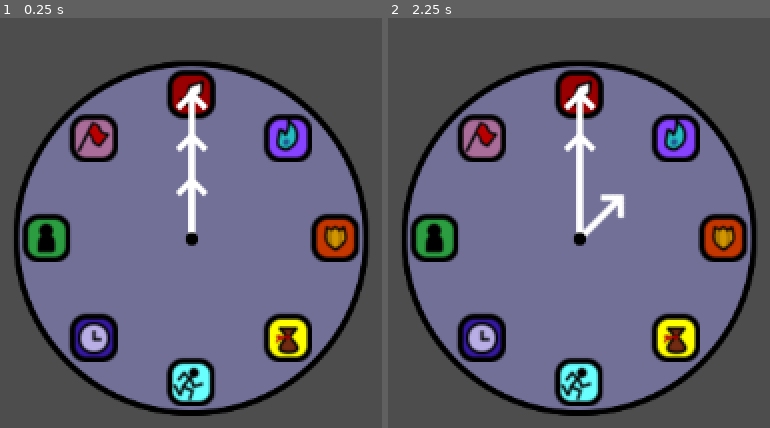
Above: before the commit, frames 1-2 (left to right).
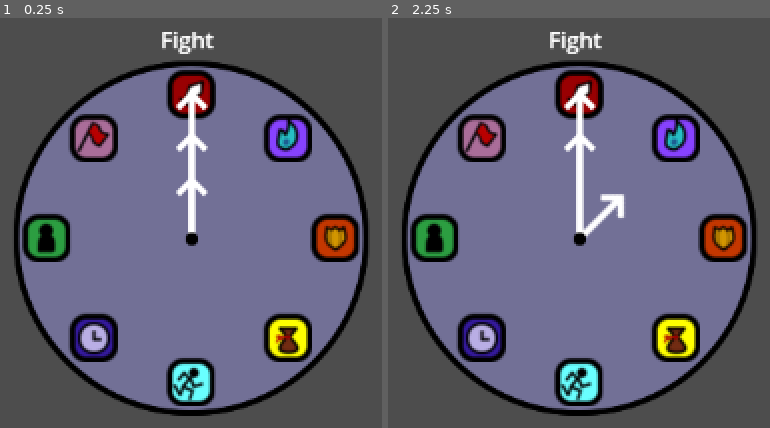
Above: after the commit, the same moments.

Repository: IExistAsAConstruct/Battle-Clock-Prototype
Game: Godot game, scene res://battle_clock.tscn
The game is run twice, just before and just after one commit, with the same random seed, the same clock (stepped at 60 frames per second) and the same inputs.
Inputs:
- Up to frame 1 (0.25 s): no input
- Up to frame 2 (2.25 s): tap Enter at 0.5, 2 s; hold Right (ui_right) 0.53-1.28 s; tap Space at 1.25 s; hold Left (ui_left) 1.28-2.03 s; hold Right (ui_right) from 2.03 s (still down)

The runs differ from the first frame. In frame 1, 0.4% of the frame differs, in the area x 42-57%, y 3-9%; in frame 2, 0.4%.

Commit message:
New text script, added master script, moved scripts to folder

Diff:
--- /dev/null
+++ b/Scripts/battle_clock.gd
@@ -0,0 +1,16 @@
+extends Control
+@onready var activeIcons:Array
+
+# Called when the node enters the scene tree for the first time.
+func _ready() -> void:
+	activeIcons = get_node("Clock/Icons").get_children()
+
+
+
+# Called every frame. 'delta' is the elapsed time since the previous frame.
+func _process(delta: float) -> void:
+	pass
+
+func get_active_icons() -> Array:
+	activeIcons = get_node("Clock/Icons").get_children()
+	return activeIcons
--- /dev/null
+++ b/Scripts/text.gd
@@ -0,0 +1,13 @@
+extends Control
+@onready var text1:Node = get_node("Label")
+@onready var text2:Node = get_node("Label2")
+@onready var root:Node = get_parent()
+
+# Called when the node enters the scene tree for the first time.
+func _ready() -> void:
+	text1.text = root.get_active_icons()[0].name
+
+
+# Called every frame. 'delta' is the elapsed time since the previous frame.
+func _process(delta: float) -> void:
+	pass
--- a/battle_clock.tscn
+++ b/battle_clock.tscn
@@ -1,9 +1,10 @@
-[gd_scene load_steps=18 format=3 uid="uid://dskyondnaylrl"]
-
+[gd_scene load_steps=22 format=3 uid="uid://dskyondnaylrl"]
+
+[ext_resource type="Script" path="res://Scripts/battle_clock.gd" id="1_5s26l"]
 [ext_resource type="Texture2D" uid="uid://7b2xrpre7ifa" path="res://Clock/clock_back.png" id="1_yfyok"]
 [ext_resource type="Texture2D" uid="uid://v6qj1nhtg21t" path="res://Clock/clock_center.png" id="2_g2wye"]
 [ext_resource type="Texture2D" uid="uid://047qgrtjtprj" path="res://Clock/hour_hand.png" id="3_lei5j"]
-[ext_resource type="Script" path="res://hour_hand.gd" id="4_fnowv"]
+[ext_resource type="Script" path="res://Scripts/hour_hand.gd" id="4_fnowv"]
 [ext_resource type="Texture2D" uid="uid://bgikfycuv6l6i" path="res://Clock/minute_hand.png" id="4_rh74f"]
 [ext_resource type="Texture2D" uid="uid://bfvw5d5wpbjo0" path="res://Clock/second_hand.png" id="5_fd1i1"]
 [ext_resource type="Texture2D" uid="uid://bsl1yf3h1u4h2" path="res://Clock/attack_icon.png" id="6_7k3c7"]
@@ -14,6 +15,7 @@
 [ext_resource type="Texture2D" uid="uid://4vhjmxdu67qr" path="res://Clock/temporal_icon.png" id="11_sx653"]
 [ext_resource type="Texture2D" uid="uid://in0fvokdvx1d" path="res://Clock/party_icon.png" id="12_egijo"]
 [ext_resource type="Texture2D" uid="uid://blyhlo024r3p2" path="res://Clock/tactics_icon.png" id="13_1xosq"]
+[ext_resource type="Script" path="res://Scripts/text.gd" id="15_g06ig"]
 
 [sub_resource type="Animation" id="Animation_snghl"]
 length = 0.001
@@ -52,6 +54,12 @@
 "hour_hand_spin_8": SubResource("Animation_mniu2")
 }
 
+[sub_resource type="SystemFont" id="SystemFont_wctln"]
+font_names = PackedStringArray("MV Boli")
+
+[sub_resource type="SystemFont" id="SystemFont_o6hqr"]
+font_names = PackedStringArray("MV Boli")
+
 [node name="Battle Clock" type="Control"]
 layout_mode = 3
 anchors_preset = 15
@@ -59,6 +67,7 @@
 anchor_bottom = 1.0
 grow_horizontal = 2
 grow_vertical = 2
+script = ExtResource("1_5s26l")
 
 [node name="Clock" type="Node2D" parent="."]
 position = Vector2(145, 325)
@@ -115,7 +124,7 @@
 region_enabled = true
 region_rect = Rect2(111, 214, 35, 35)
 
-[node name="Temporal" type="Sprite2D" parent="Clock/Icons"]
+[node name="Temporal Ability" type="Sprite2D" parent="Clock/Icons"]
 texture = ExtResource("11_sx653")
 offset = Vector2(-70, 72)
 region_enabled = true
@@ -194,3 +203,32 @@
 libraries = {
 "": SubResource("AnimationLibrary_nfqvt")
 }
+
+[node name="Text" type="Control" parent="."]
+anchors_preset = 0
+offset_right = 40.0
+offset_bottom = 40.0
+script = ExtResource("15_g06ig")
+
+[node name="Label" type="Label" parent="Text"]
+layout_mode = 0
+offset_left = 97.0
+offset_top = 168.0
+offset_right = 189.0
+offset_bottom = 195.0
+theme_override_fonts/font = SubResource("SystemFont_wctln")
+text = "Text 1"
+horizontal_alignment = 1
+vertical_alignment = 1
+
+[node name="Label2" type="Label" parent="Text"]
+visible = false
+layout_mode = 0
+offset_left = 152.0
+offset_top = 168.0
+offset_right = 244.0
+offset_bottom = 195.0
+theme_override_fonts/font = SubResource("SystemFont_o6hqr")
+text = "Text 2"
+horizontal_alignment = 1
+vertical_alignment = 1
Renamed: hour_hand.gd -> Scripts/hour_hand.gd
